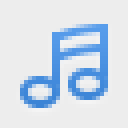
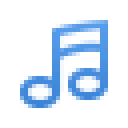
Layered file, before and after one edit (128 x 128). Changes by layer:
painted on "200% icon-blue@2x.png, icon-blue.png" over (20, 20, 108, 108)
hid "example background" over (0, 0, 128, 128)
